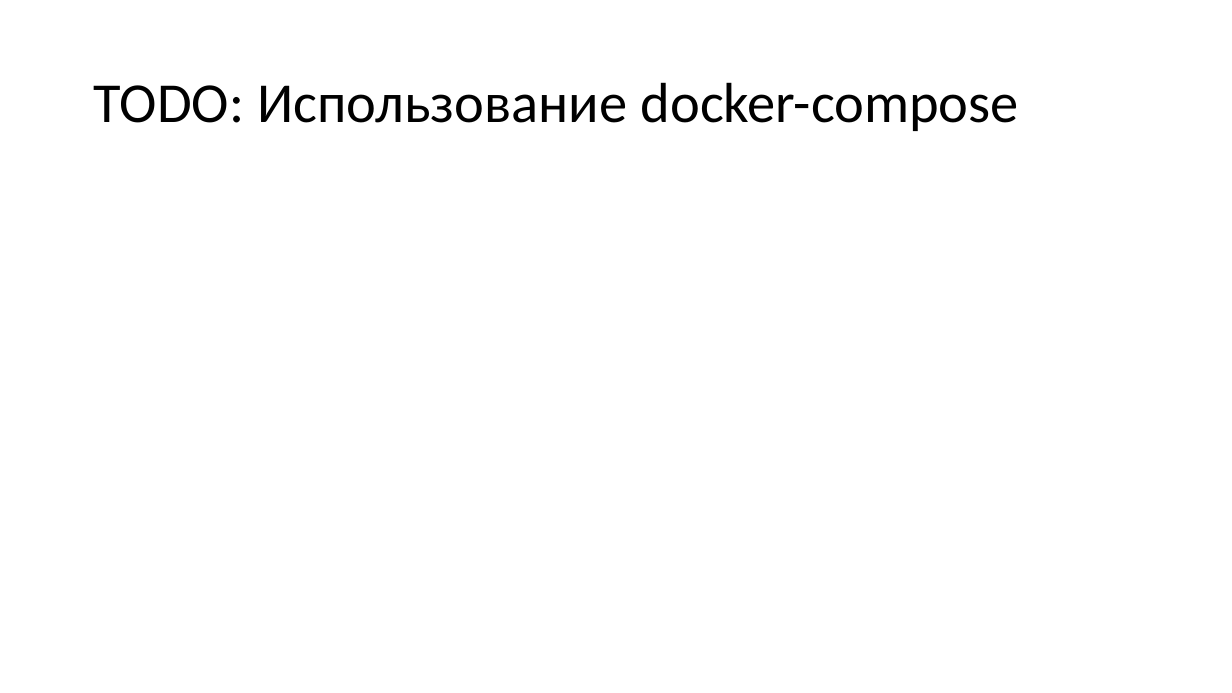
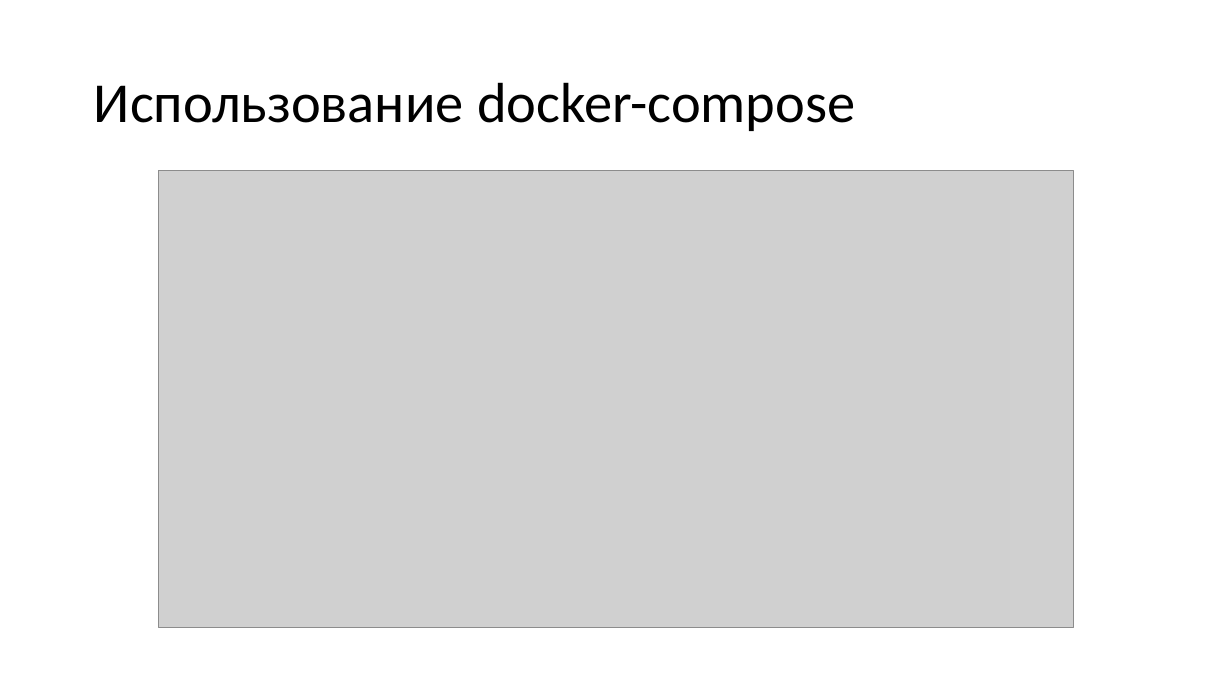
Before and after one commit to kugushev/presentations, a slide deck: slide 79 of 2019_VisualStudio-And-Docker/Presentation.pptx (slide 57 before the commit). Drawn at 1232x693 pixels with LibreOffice and Linux fonts; fonts in the diff are those of the drawing; grey boxes stand for pictures. Boxes give left, top, right and bottom in pixels: in the first picture for what was removed or moved away, otherwise in the second. Text is boxed around its words. In the diff, an @@ line names an element or a change of style, - is before the commit and + after.

Commit message:
finish presentation about docker

```diff
--- a/2019_VisualStudio-And-Docker/Presentation.pptx
+++ b/2019_VisualStudio-And-Docker/Presentation.pptx
@@ title at bbox=[94, 82, 855, 131]: text changed @@
-TODO: Использование docker-compose
+Использование docker-compose
@@ picture added at bbox=[159, 171, 1073, 628] @@
```
Also in this commit, not shown: 4 other slides changed, 53 slides added, 2 slides removed, 8 other files.
